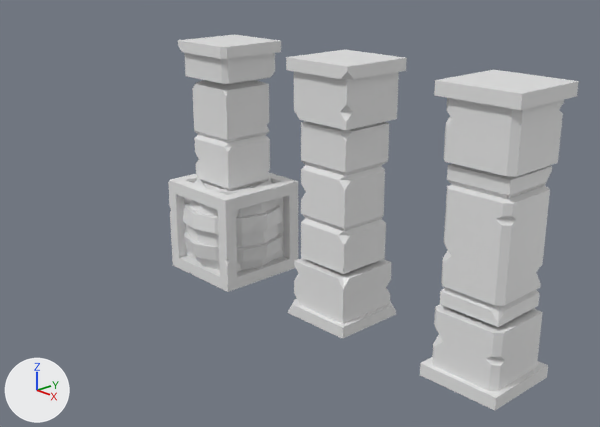
Two versions of the Blender file ModularDungeon.blend, one commit apart.
The view is the same before and after, from a 50 mm camera at (8.2, -6.46, 4.28) aimed at (0.73, 0.51, 0.82). Every picture has the same lights, and +X, +Y and +Z are marked at lower left. The same objects are shown in both versions, whatever each file hides.
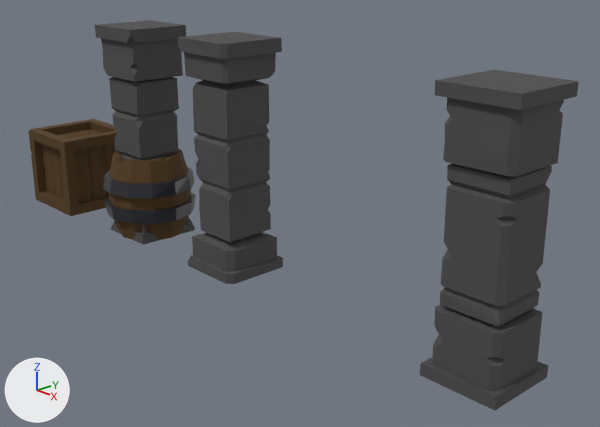
The change, as a diff of the scene's bpy script:
```diff
--- a/ModularDungeon.blend.py
+++ b/ModularDungeon.blend.py
@@ mat_stone @@
+mat_stone = principled_material('stone')
+mat_stone.base_color = (0.0697, 0.0697, 0.0697)  # dark grey #4b4b4b
+mat_stone.roughness = 0.85
@@ mat_wood @@
+mat_wood = principled_material('wood')
+mat_wood.base_color = (0.0819, 0.0394, 0.0061)  # brown #513812
+mat_wood.roughness = 0.85
@@ mat_iron @@
+mat_iron = principled_material('iron')
+mat_iron.base_color = (0.0243, 0.026, 0.0357)  # black #2b2d35
+mat_iron.roughness = 0.3
@@ me_cylinder @@
 me_cylinder.from_pydata(...)  # 189 vertices, 170 faces; spans x -0.686..0.668, y -0.668..0.668, z -0.601..0.6
 # used by ob_barrel; location = (0.0, 0.0, 0.61)
+# me_cylinder part 1: 98 of the faces centred in x -0.563..0.563, y -0.563..0.563, z -0.601..0.6 switch from no material to mat_wood (brown #513812)
+# me_cylinder part 2: 72 of the faces centred in x -0.62..0.618, y -0.612..0.615, z -0.295..0.298 switch from no material to mat_iron (black #2b2d35)
@@ me_cube_001 @@
 me_cube_001.from_pydata(...)  # 400 vertices, 358 faces; spans x -0.6..0.6, y -0.6..0.6, z -0.6..0.6
+me_cube_001.materials.append(mat_wood)  # brown #513812
@@ me_cube_002 @@
 # used by ob_cube; location = (0.0, 0.0, 1.51)
-me_cube_002.from_pydata(...)  # 144 vertices, 127 faces; spans x -0.45..0.45, y -0.45..0.45, z -1.5..1.5
+me_cube_002.from_pydata(...)  # 144 vertices, 127 faces; spans x -0.45..0.46, y -0.46..0.46, z -1.5..1.54
+# me_cube_002 part 3: 36 of 144 vertices moved; they spanned x -0.45..0.45, y -0.45..0.45, z -1.42..1.5 and now span x -0.45..0.46, y -0.46..0.45, z -1.42..1.54; mean shift (0.0, 0.0, 0.0); largest move (-0.45, 0.45, 1.5) -> (-0.45, 0.45, 1.54)
+me_cube_002.materials.append(mat_stone)  # dark grey #4b4b4b
@@ me_cube_003 @@
 # used by ob_cube_001; location = (2.0, 0.0, 1.51)
-me_cube_003.from_pydata(...)  # 131 vertices, 123 faces, 2 loose edges; spans x -0.45..0.45, y -0.45..0.45, z -1.5..1.5
+me_cube_003.from_pydata(...)  # 131 vertices, 123 faces, 2 loose edges; spans x -0.45..0.45, y -0.46..0.46, z -1.5..1.54
+# me_cube_003 part 4: 40 of 131 vertices moved; they spanned x -0.45..0.45, y -0.45..0.45, z -1.36..1.5 and now span x -0.45..0.45, y -0.46..0.46, z -1.37..1.54; mean shift (0.0, 0.0, 0.0); largest move (0.45, 0.45, 1.5) -> (0.45, 0.45, 1.54)
+me_cube_003.materials.append(mat_stone)  # dark grey #4b4b4b
@@ me_cube_004 @@
 me_cube_004.from_pydata(...)  # 187 vertices, 165 faces; spans x -0.45..0.45, y -0.45..0.45, z -1.5..1.5
+me_cube_004.materials.append(mat_stone)  # dark grey #4b4b4b
@@ ob_barrel @@
 ob_barrel = bpy.data.objects.new('barrel', me_cylinder)
-ob_barrel.location = (0.0, 0.0, 0.61)
+ob_barrel.location = (-2.0, 0.0, 0.61)
@@ ob_crate @@
 ob_crate = bpy.data.objects.new('crate', me_cube_001)
-ob_crate.location = (0.0, 0.0, 0.61)
+ob_crate.location = (-4.0, 0.0, 0.61)
@@ ob_cube_001 @@
 ob_cube_001 = bpy.data.objects.new('Cube.001', me_cube_003)
-ob_cube_001.location = (2.0, 0.0, 1.51)
+ob_cube_001.location = (-2.0, 0.0, 1.51)
```

Changed parts and their boxes (x1, y1, x2, y2) in the pictures (600 x 427 px; the box of a moved part takes in the faces that stretch with it):
'Cube.001', recoloured, reshaped, moved (17% narrower, 22% shorter)
    before: (286, 49, 407, 339)
    after: (95, 20, 195, 245)
'Cube.002', recoloured (grey to black)
    both: (420, 70, 579, 410)
'Cube', recoloured, reshaped (grey to black)
    before: (178, 35, 281, 191)
    after: (177, 32, 283, 284)
'crate', recoloured, moved
    before: (168, 173, 298, 292)
    after: (29, 119, 117, 216)
'barrel', recoloured, moved
    before: (183, 178, 283, 270)
    after: (103, 148, 196, 240)
part 1 of me_cylinder, recoloured
    before: (188, 178, 278, 270)
    after: (109, 148, 191, 240)
part 2 of me_cylinder, recoloured
    before: (183, 204, 283, 263)
    after: (103, 167, 196, 224)
part 3 of me_cube_002, moved or reshaped
    before: (178, 35, 281, 189)
    after: (177, 32, 283, 284)
